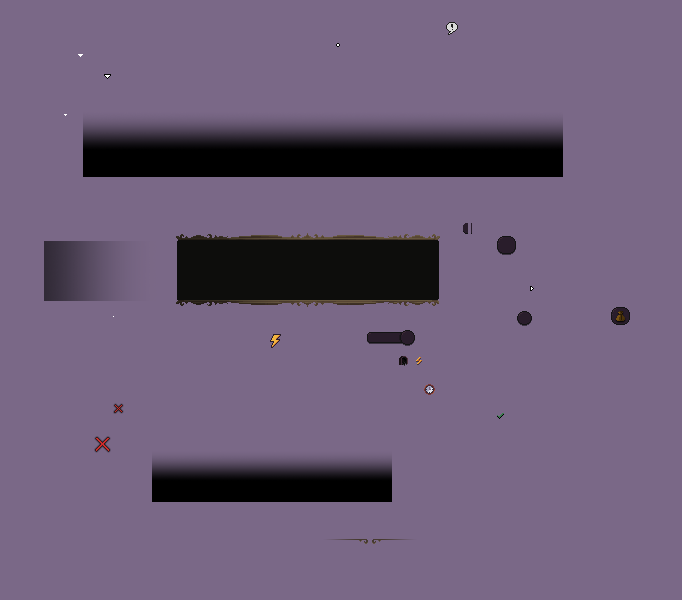
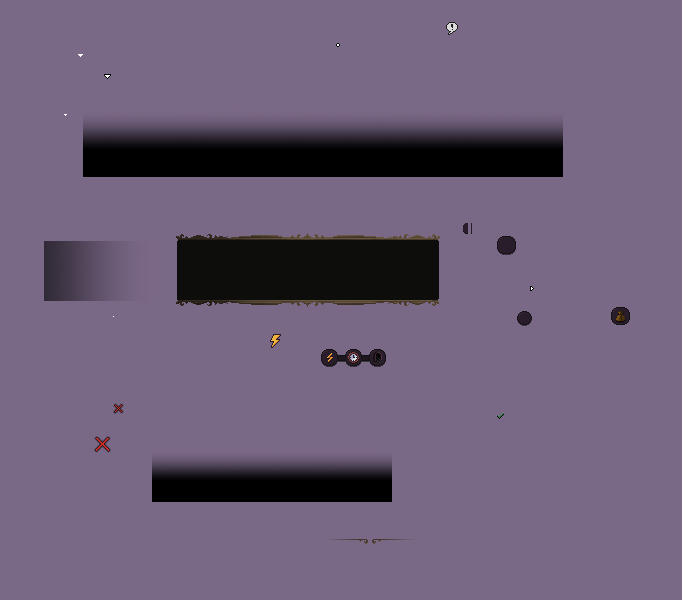
Before/after of a 682 x 600 layered artwork. What changed in the layer stack:
added group "GameMeterContainer.png" with 10 layers above "CheckMark.png" over <box>321,349,386,366</box>
added group "Left Container" with 2 layers in group "GameMeterContainer.png" over <box>321,349,338,366</box>
added layer "Energy icon" in group "Left Container" over <box>327,353,333,362</box>
added layer "Container" (1st of 2, in "GameMeterContainer.png" › "Left Container") in group "Left Container" over <box>321,349,338,366</box>
added group "Middle Container" with 2 layers in group "GameMeterContainer.png" over <box>345,349,362,366</box>
added layer "Time icon" in group "Middle Container" over <box>348,352,359,363</box>
added layer "Middle container" in group "Middle Container" over <box>345,349,362,366</box>
added group "Right Container" with 2 layers in group "GameMeterContainer.png" over <box>369,349,386,366</box>
added layer "Stage icon" in group "Right Container" over <box>373,352,382,363</box>
added layer "Right container" in group "Right Container" over <box>369,349,386,366</box>
added layer "Connector" in group "GameMeterContainer.png" over <box>338,355,369,361</box>
removed layer "GameMeterContainer.png" over <box>367,330,415,345</box>
removed layer "EnergyIcon.png" from group "Icons" over <box>416,357,422,364</box>
removed layer "TimeIcon.png" from group "Icons" over <box>424,384,435,395</box>
removed layer "StageIcon.png" from group "Icons" over <box>399,356,408,366</box>
